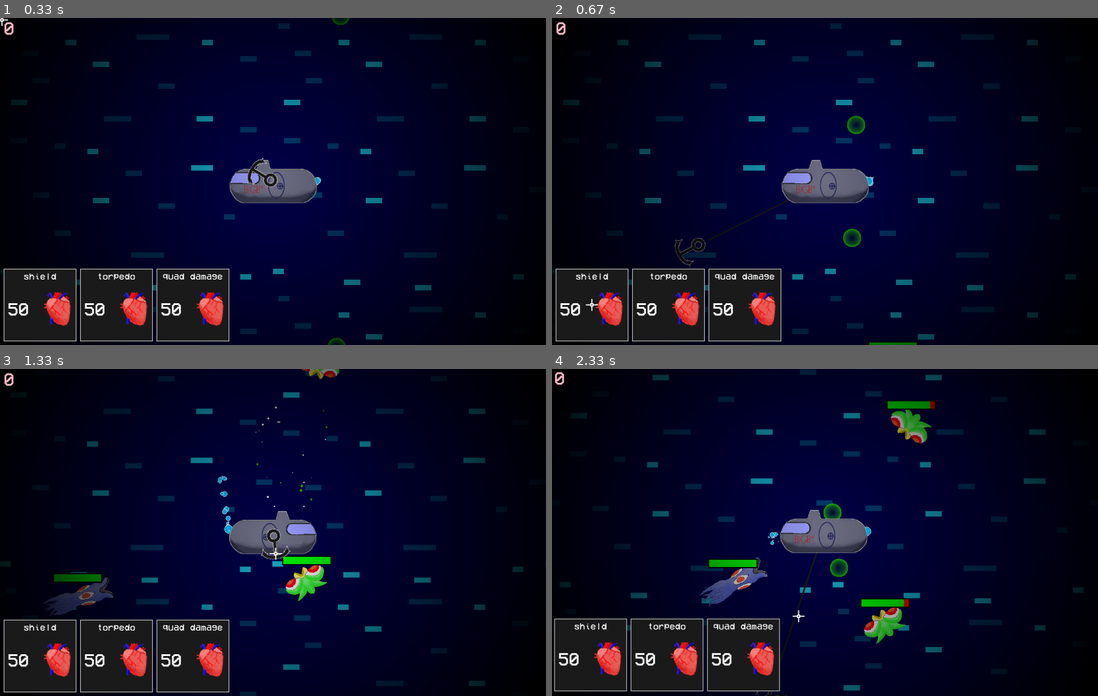
Above: before the commit, frames 1-4 (two rows, left to right).
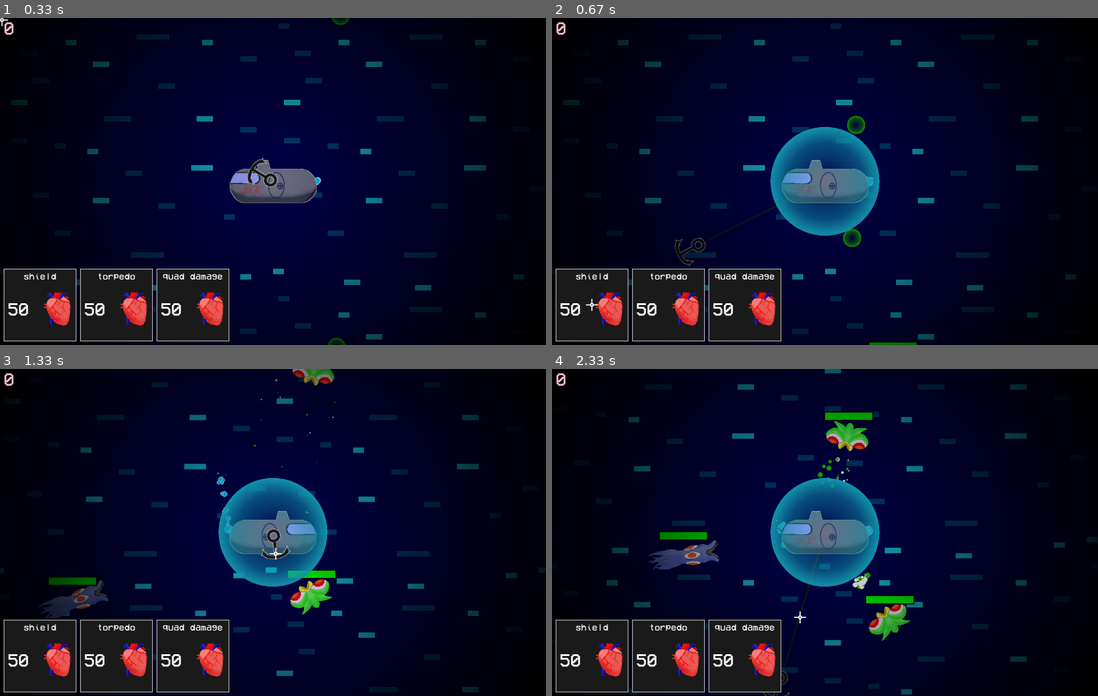
Above: after the commit, the same moments.

Repository: CurryMan1/Pygame-Halloween-GameJam-2023
Game: pygame game, started from main.py
Two runs of this game, one before a commit and one after it. Both use one fixed random seed, a clock stepped at 60 frames per second and the inputs below.
Inputs (mouse positions are in pixels of both pictures, inside the frame that each line leads up to):
- Up to frame 1 (0.33 s): no input
- Up to frame 2 (0.67 s): click (590, 305) at 0.38 s
- Up to frame 3 (1.33 s): click (273, 552) at 0.72 s; tap Space at 1 s
- Up to frame 4 (2.33 s): click (1027, 646) at 1.38 s; click (835, 421) at 1.72 s; click (797, 617) at 2.05 s

Frame 1 is identical in both runs. In frame 2, 4.6% of the frame differs, in the area x 40-60%, y 33-67%; in frame 3, 10%; in frame 4, 16%, in the area x 0-100%, y 0-100%.

Commit message:
added shield ability

Diff:
--- a/entities.py
+++ b/entities.py
@@ -43,10 +43,18 @@
     def __init__(self, image):
         super().__init__(*CENTER, image)
         self.enabled = 0
-        self.hp = 50
+        self.hp = 0
 
     def toggle(self):
         self.enabled = 1-self.enabled
+        self.hp = 200
+
+    def hit(self, damage):
+        self.hp -= damage
+        if self.hp <= 0:
+            self.toggle()
+            self.hp = 0
+            return True
 
 class Player(Entity):
     SPEED = 12
@@ -98,8 +106,13 @@
         self.hp -= damage
         self.on_cooldown = True
 
-    # def draw(self, disp: pygame.surface.Surface):
-    #     pass
+        if self.hp <= 0:
+            return True
+
+    def draw(self, disp):
+        super().draw(disp)
+        if self.shield.enabled:
+            self.shield.draw(disp)
 
 class Anchor(Entity):
     SPEED = 30
@@ -146,9 +159,9 @@
 class Enemy(Entity):
     SPEED = 10
     WATER_RESISTANCE = 0.95
-    DAMAGE = 10
+    DAMAGE = 5
     ANIMATION_DELAY = 5
-    KB = 7
+    KB = 8
 
     def __init__(self, images):
         self.images = images
@@ -218,8 +231,8 @@
         if self.healthbar.hp <= 0:
             return True
 
-    def draw(self, disp: pygame.surface.Surface):
-        disp.blit(self.image, self.rect.topleft)
+    def draw(self, disp):
+        super().draw(disp)
         self.healthbar.draw(disp, self.rect.center)
 
     def hit(self, damage):
@@ -234,7 +247,7 @@
     SHOOTING_DELAY = 120
     SHOOTING_SPEED = 20
     SPEED = 8
-    KB = 14
+    KB = 10
 
     def __init__(self, images):
         super().__init__(images)
@@ -249,6 +262,7 @@
 class PlasmaBall(Entity):
     BOUND = 3000
     KB = 7
+    DAMAGE = 10
 
     def __init__(self, x: int, y: int, x_vel: float, y_vel: float, image: pygame.surface.Surface = None):
         super().__init__(x, y, image)
--- a/main.py
+++ b/main.py
@@ -23,9 +23,8 @@
 
 class Game:
     def __init__(self):
-        images = load_imgs('sub', True, 0.6)
         #main sprites
-        self.player = Player(*CENTER, images, load_img('shield.png', True, 0.5))
+        self.player = Player(*CENTER, load_imgs('sub', True, 0.6), load_img('shield.png', True, 0.6))
         self.anchor = Anchor(*CENTER, load_img('anchor.png', True, 0.25))
 
         #group
@@ -198,12 +197,13 @@
             draw_text(str(self.hearts), PIXEL_FONT, 'pink', 10, 5, 50, DISPLAY)
 
             #buttons
-
             #upgrade buttons
             for button in self.upgrade_button_group:
                 if button.is_clicked(DISPLAY):
+                    #if self.hearts > button.price:
                     if button.text == 'shield':
-                        pass
+                        if not self.player.shield.enabled:
+                            self.player.shield.toggle()
 
             #crosshair
             DISPLAY.blit(self.crosshair, (mouse_pos[0] - self.crosshair.get_width() / 2, mouse_pos[1] - self.crosshair.get_height() / 2))
@@ -249,6 +249,21 @@
                 self.heart_group.remove(heart)
                 self.hearts += 1
 
+            if self.player.shield.enabled:
+                #player.shield-enemy_group
+                for enemy in pygame.sprite.spritecollide(self.player.shield, self.enemy_group, False, pygame.sprite.collide_mask):
+                    enemy.x_vel, enemy.y_vel = calculate_kb(enemy.rect.center, CENTER, enemy.KB*2)
+                    enemy.on_cooldown = True
+                    if self.player.shield.hit(enemy.DAMAGE):
+                        self.add_particles(CENTER, 50, 20, 140, 0.15, [BUBBLE_BLUE, WHITE], 'shield')
+
+                #player.shield-projectile_group
+                for projectile in pygame.sprite.spritecollide(self.player.shield, self.projectile_group, False, pygame.sprite.collide_mask):
+                    self.projectile_group.remove(projectile)
+                    self.add_particles(projectile.rect.center, 30, 10, 70, 0.15, [PLASMA_GREEN, WHITE], 'plasma')
+                    if self.player.shield.hit(projectile.DAMAGE):
+                        self.add_particles(CENTER, 50, 20, 140, 0.15, [BUBBLE_BLUE, WHITE], 'shield')
+
             ####################################
             for event in pygame.event.get():
                 if event.type == pygame.QUIT:
@@ -266,7 +281,7 @@
 
     def hit_player(self, sprite):
         self.player.x_vel, self.player.y_vel = calculate_kb(sprite.rect.center, CENTER, sprite.KB / 2)
-        self.player.hit(Enemy.DAMAGE)
+        self.player.hit(sprite.DAMAGE)
         self.screen_shake = 20
 
     def add_particles(self, pos, number, size, vel, speed, colours, tag):
Binary file changed: assets/img/shield.png
